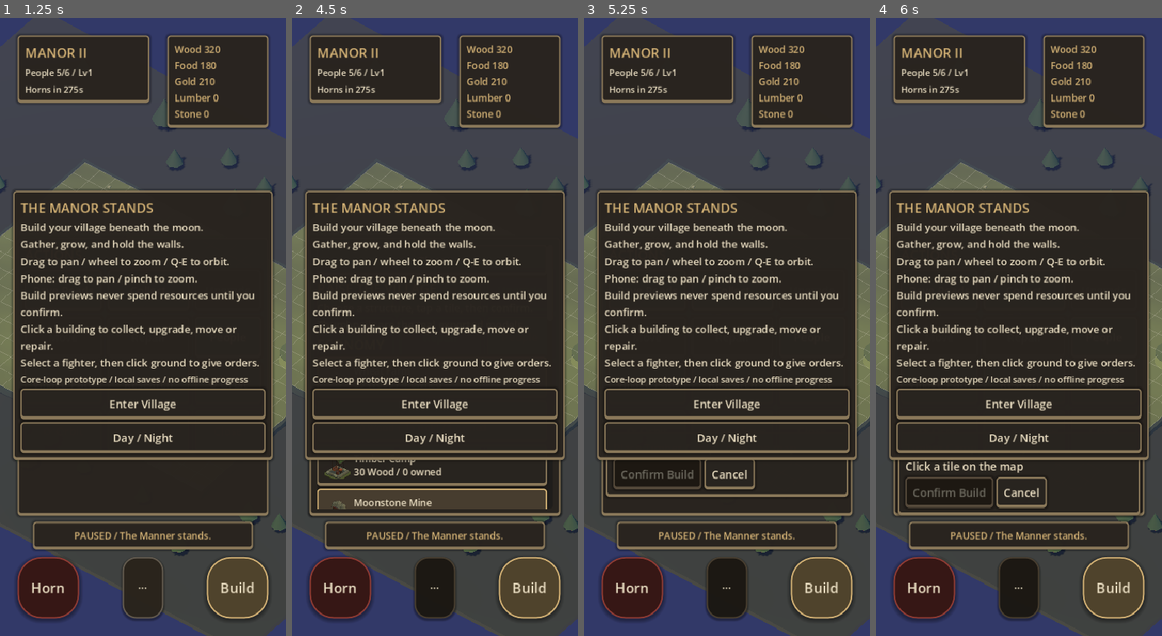
Above: before the commit, frames 1-4 (left to right).
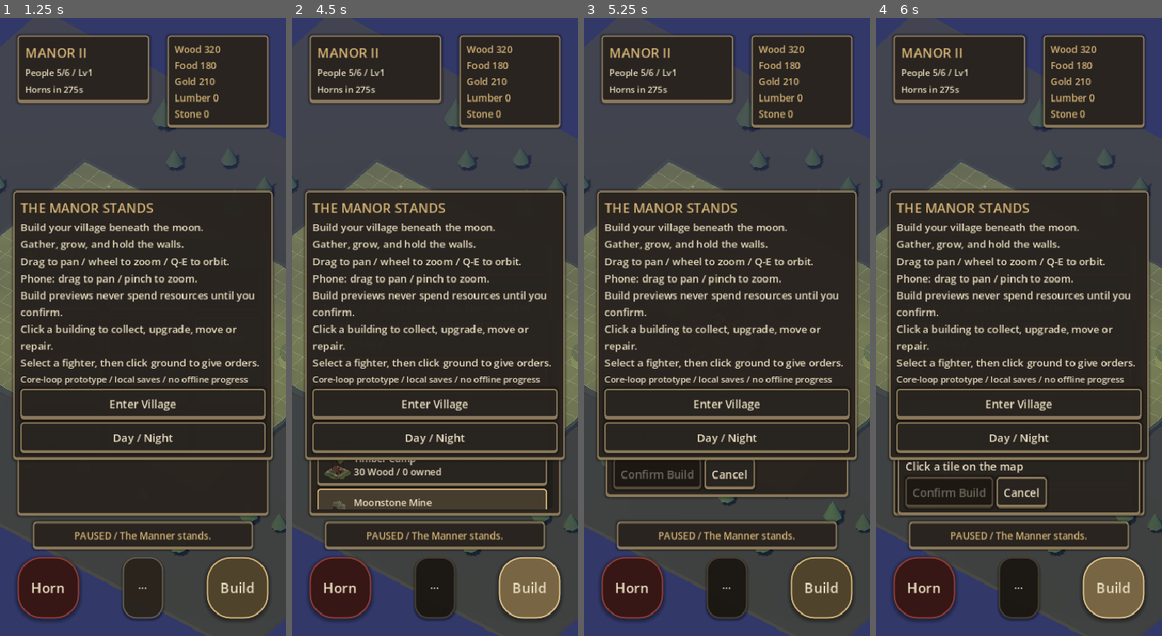
Above: after the commit, the same moments.

Repository: lifetimeballer1/midnight-manor-2
Game: Godot game, scene res://scenes/game.tscn
The game is run twice, just before and just after one commit, with the same random seed, the same clock (stepped at 60 frames per second) and the same inputs.
Inputs (mouse positions are in pixels of both pictures, inside the frame that each line leads up to):
- Up to frame 1 (1.25 s): click "···" at 0.5 s
- Up to frame 2 (4.5 s): click "Build" at 1.25 s; click (354, 289) at 2 s, where only the run before the commit has a clickable "Pave Roads"; click "Wheat Farm 55 Wood / 1 owned" at 2.75 s; click "Timber Yard 40 Wood + 15 Gold…" at 3.5 s; click "Village Path" (after the commit: "Build") at 4.25 s
- Up to frame 3 (5.25 s): click "Timber Camp 30 Wood / 0 owned" at 5 s
- Up to frame 4 (6 s): click "Research" (after the commit: "Build") at 5.75 s

Frame 1 is identical in both runs. In frame 2, 1.6% of the frame differs, in the area x 72-94%, y 87-97%; in frame 3, 2.5%, in the area x 6-94%, y 71-81%; in frame 4, 1.6%.

Commit message:
Raid perf x4 (memoized edge goals, hoisted threat rank), label hygiene, bug batch (update-save, sheets, touch, music moods), battery+shadow settings

Diff:
--- a/scripts/game/manor_music.gd
+++ b/scripts/game/manor_music.gd
@@ -115,6 +115,11 @@
 				progression.append(notes)
 	if progression.is_empty():
 		progression = DEFAULT_PROGRESSION
+	var moods: Array = []
+	if data.get("moods") is Array:
+		for m in (data["moods"] as Array):
+			if m is String:
+				moods.append(m)
 	return {
 		"bpm": _bounded(data.get("bpm"), 72.0, 48.0, 96.0),
 		"rootHz": _bounded(data.get("rootHz"), 73.416, 40.0, 180.0),
@@ -127,6 +132,7 @@
 		"voices": data.get("voices") if (data.get("voices") is Dictionary) else {},
 		"gain": _bounded(data.get("gain"), 0.7, 0.0, 1.0),
 		"echo": data.get("echo") if (data.get("echo") is Dictionary) else {},
+		"moods": moods,
 	}
 
 
--- a/scripts/game/village_details.gd
+++ b/scripts/game/village_details.gd
@@ -134,8 +134,11 @@
 		view["previous_hp"] = float(b["hp"])
 		if float(view["danger_until"]) > game.sim.elapsed and b["hp"] > 0:
 			view["label"].text = "UNDER ATTACK"
+			view["label_text"] = "UNDER ATTACK"
 			view["label"].modulate = Color("ff8270")
-		else: view["label"].modulate = Color("d4b275")
+		elif str(view.get("label_text", "")) == "UNDER ATTACK":
+			view["label_text"] = "###"
+			view["label"].modulate = Color("d4b275")
 		if view.has("gate_mesh"):
 			var part: MeshInstance3D = view["gate_mesh"]
 			var wanted: float = float(view["gate_base"]) + (0.65 if b.get("gate_open", true) else 0.0)
--- a/scripts/game/village_game.gd
+++ b/scripts/game/village_game.gd
@@ -73,12 +73,17 @@
 var pinch_zoom: float = 0.0
 var pinch_mid := Vector2.ZERO
 var pinch_has_mid: bool = false
+var pinch_active: bool = false
 var save_blocked: bool = false
 var save_path: String = "user://village-v1.json"
 const SETTINGS_PATH := "user://manor-settings.json"
 var show_grid: bool = true
+var battery_saver: bool = false
+var shadows_on: bool = true
 var grid_layer := MeshInstance3D.new()
 var grid_button: Button
+var power_button: Button
+var shadow_button: Button
 var target := Vector3(0, 0, 0)
 var yaw: float = 0.66
 var tilt: float = 0.75
@@ -187,12 +192,39 @@
 				show_grid = bool((parsed as Dictionary)["show_grid"])
 			if (parsed as Dictionary).has("sound"):
 				sound = bool((parsed as Dictionary)["sound"])
+			if (parsed as Dictionary).has("battery_saver"):
+				battery_saver = bool((parsed as Dictionary)["battery_saver"])
+			if (parsed as Dictionary).has("shadows_on"):
+				shadows_on = bool((parsed as Dictionary)["shadows_on"])
+	_apply_power_settings()
 
 
 func _save_settings() -> void:
 	var f := FileAccess.open(SETTINGS_PATH, FileAccess.WRITE)
 	if f != null:
-		f.store_string(JSON.stringify({"show_grid": show_grid, "sound": sound}))
+		f.store_string(JSON.stringify({"show_grid": show_grid, "sound": sound, "battery_saver": battery_saver, "shadows_on": shadows_on}))
+
+
+func _apply_power_settings() -> void:
+	Engine.max_fps = 30 if battery_saver else 0
+	sun.shadow_enabled = shadows_on
+	if is_instance_valid(power_button):
+		power_button.text = "Battery saver: On" if battery_saver else "Battery saver: Off"
+	if is_instance_valid(shadow_button):
+		shadow_button.text = "Shadows: On" if shadows_on else "Shadows: Off"
+
+
+func _toggle_power() -> void:
+	battery_saver = not battery_saver
+	_save_settings()
+	_apply_power_settings()
+	sim.notice = "Battery saver on / 30 fps" if battery_saver else "Battery saver off / full fps"
+
+
+func _toggle_shadows() -> void:
+	shadows_on = not shadows_on
+	_save_settings()
+	_apply_power_settings()
 
 
 func _build_grid() -> void:
@@ -401,7 +433,7 @@
 	environment.tonemap_mode = Environment.TONE_MAPPER_FILMIC
 	add_child(world)
 	sun.rotation_degrees = Vector3(-48, -35, 0)
-	sun.shadow_enabled = true
+	sun.shadow_enabled = shadows_on
 	sun.directional_shadow_max_distance = 48
 	sun.shadow_bias = 0.03
 	add_child(sun)
@@ -637,15 +669,17 @@
 		model.visible = b["hp"] > 0
 		model.scale.y = model.scale.x
 		var label: Label3D = view["label"]
+		var label_text: String = ""
 		if b["hp"] <= 0:
-			label.text = "RUINS / REPAIR"
+			label_text = "RUINS / REPAIR"
 		elif b["remaining"] > 0:
-			label.text = "Building / %.0fs" % ceilf(b["remaining"])
+			label_text = "Building / %.0fs" % ceilf(b["remaining"])
 		elif b["reserve"] >= 150 or int(b["id"]) == selected_building:
 			var resource: String = str(sim.building_specs[b["type"]].get("production", ""))
-			label.text = ("+%d %s" % [int(b["reserve"]), resource.capitalize()]) if not resource.is_empty() and resource != "<null>" else ""
-		else:
-			label.text = ""
+			label_text = ("+%d %s" % [int(b["reserve"]), resource.capitalize()]) if not resource.is_empty() and resource != "<null>" else ""
+		if str(view.get("label_text", "###")) != label_text:
+			label.text = label_text
+			view["label_text"] = label_text
 	_update_marker()
 
 
@@ -785,7 +819,11 @@
 
 
 func _toggle_more() -> void:
-	_close_panel()
+	if panel == "pause":
+		sidebar.hide()
+		panel = ""
+	else:
+		_close_panel()
 	more_sheet.visible = not more_sheet.visible
 	_layout_ui()
 
@@ -969,8 +1007,8 @@
 	resource_stack.position = Vector2(size.x - stack_width - safe, safe)
 	if small:
 		# Bottom sheet like the shop ref: full-width, above the bottom bar.
-		var sheet_h: float = clampf(size.y * 0.45, 240.0, size.y - bar_h - safe * 3.0 - 96.0)
-		sheet_h = maxf(sheet_h, 160.0)
+		var sheet_max: float = maxf(160.0, size.y - bar_h - safe * 3.0 - 96.0)
+		var sheet_h: float = clampf(size.y * 0.45, minf(160.0, sheet_max), sheet_max)
 		sidebar.position = Vector2(safe, size.y - bar_h - safe - 8.0 - sheet_h)
 		sidebar.size = Vector2(size.x - safe * 2.0, sheet_h)
 	else:
@@ -1003,6 +1041,7 @@
 func _open_panel(which: String) -> void:
 	if panel == "pause" and which != "pause": paused = false
 	panel = which
+	more_sheet.hide()
 	sidebar.show()
 	_clear_sidebar()
 	match which:
@@ -1219,6 +1258,10 @@
 	_button("Sound On / Off", _toggle_sound, side_content)
 	grid_button = _button("Grid: On" if show_grid else "Grid: Off", _toggle_grid, side_content)
 	grid_button.tooltip_text = "Show or hide the 20x16 tile grid."
+	power_button = _button("Battery saver: On" if battery_saver else "Battery saver: Off", _toggle_power, side_content)
+	power_button.tooltip_text = "Cap at 30 fps to save battery."
+	shadow_button = _button("Shadows: On" if shadows_on else "Shadows: Off", _toggle_shadows, side_content)
+	shadow_button.tooltip_text = "Toggle sun shadows (biggest phone speedup)."
 	_button("Recenter camera", _recenter, side_content)
 	_label("Core-loop prototype. Campaign, advanced gear/abilities and multiplayer remain future work.", side_content)
 
@@ -1247,6 +1290,7 @@
 	selected_building = -1
 	selected_unit = -1
 	preview_tile = Vector2i(-1, -1)
+	more_sheet.hide()
 	_close_panel()
 	placement_box.show()
 	placement_label.text = "Place " + str(sim.building_specs[type_name]["name"]) + " / click the map"
@@ -1265,6 +1309,7 @@
 	selected_building = -1
 	selected_unit = -1
 	preview_tile = Vector2i(-1, -1)
+	more_sheet.hide()
 	_close_panel()
 	placement_box.show()
 	placement_label.text = "Pave stone road / click a worn dirt trail"
@@ -1426,10 +1471,18 @@
 func _update_game() -> void:
 	# Live update: save the village, then reload so the newest
 	# deployed build boots. Web saves live in user:// (IndexedDB),
-	# so progress survives the refresh.
+	# so progress survives the refresh. Never reload on a failed save.
 	if not no_save and not save_blocked:
-		sim.save_game(save_path)
-	sim.notice = "Village saved. Loading the latest build…"
+		if sim.save_game(save_path):
+			sim.notice = "Village saved. Loading the latest build…"
+		else:
+			sim.notice = "Save failed. Update cancelled — your village is untouched."
+			_refresh_hud()
+			return
+	else:
+		sim.notice = "Saving is blocked. Update cancelled."
+		_refresh_hud()
+		return
 	_refresh_hud()
 	if OS.has_feature("web"):
 		JavaScriptBridge.eval("location.reload()")
@@ -1557,6 +1610,7 @@
 			state = "LOCKED"
 		button.text = "%s\n%s / %d Insight" % [str(node["name"]), state, int(node["insight"])]
 		button.disabled = state != "READY"
+		button.tooltip_text = str(node["description"]) if reason.is_empty() else reason
 
 
 func _setup_audio() -> void:
@@ -1701,7 +1755,8 @@
 		if event.pressed:
 			touches[event.index] = event.position
 			if touches.size() >= 2:
-				_pinch_begin()
+				if get_viewport().gui_get_hovered_control() == null:
+					_pinch_begin()
 			elif event.index == 0 and get_viewport().gui_get_hovered_control() == null:
 				left_pressed = true
 				left_dragged = false
@@ -1714,18 +1769,18 @@
 			else:
 				pinch_has_mid = false
 				pinch_dist = 0.0
-			if event.index == 0 and left_pressed:
-				var was_drag: bool = left_dragged
+				pinch_active = false
+			if touches.is_empty():
+				if event.index == 0 and left_pressed and not left_dragged and get_viewport().gui_get_hovered_control() == null:
+					_map_click(event.position)
 				left_pressed = false
 				left_dragged = false
-				if not was_drag and get_viewport().gui_get_hovered_control() == null:
-					_map_click(event.position)
-			if touches.size() == 1:
+			elif touches.size() == 1:
 				_pinch_rebase_single()
 		return
 	if event is InputEventScreenDrag:
 		touches[event.index] = event.position
-		if touches.size() >= 2:
+		if touches.size() >= 2 and pinch_active:
 			_pinch_update()
 		elif touches.size() == 1 and left_pressed:
 			_drag_map(event.position)
@@ -1742,6 +1797,7 @@
 	pinch_zoom = zoom
 	pinch_mid = (a + b) * 0.5
 	pinch_has_mid = false
+	pinch_active = true
 	left_pressed = false
 	left_dragged = true
 
@@ -1839,6 +1895,12 @@
 func _notification(what: int) -> void:
 	if what == NOTIFICATION_APPLICATION_FOCUS_OUT:
 		focused = false
+		touches.clear()
+		left_pressed = false
+		left_dragged = false
+		pinch_active = false
+		pinch_dist = 0.0
+		pinch_has_mid = false
 		if started and not no_save and not save_blocked:
 			sim.save_game(save_path)
 	elif what == NOTIFICATION_APPLICATION_FOCUS_IN:
--- a/scripts/game/village_sim.gd
+++ b/scripts/game/village_sim.gd
@@ -28,6 +28,10 @@
 var raid_warning: bool = false
 var paused: bool = false
 var revision: int = 0
+# Transient per-tick caches (never saved): threat base ranks, tick counter.
+var threat_ranks: Dictionary = {}
+var threat_stamp: int = -1
+var tick_count: int = 0
 var notice: String = "The Manner stands."
 var next_id: int = 1
 var birth_timer: float = 0
@@ -689,6 +693,36 @@
 	return Vector2(-1, -1)
 
 
+# Memoized edge goals: same result as _edge_goal, recomputed only when the
+# unit changed tiles, the target building changed, or the world revision
+# moved (walls/demolitions). Cached values ride on the unit dict, so they
+# vanish with the unit and never touch saves (validation ignores extra keys).
+func _cached_edge_goal(u: Dictionary, b: Dictionary, enemy: bool = false) -> Vector2:
+	var tile := Vector2i(floori(float(u["x"])), floori(float(u["y"])))
+	var bid: int = int(b.get("id", -1))
+	if u.get("edge_rev") == revision and u.get("edge_tile") == tile and int(u.get("edge_bid", -999)) == bid and u.get("edge_goal") is Vector2:
+		return u["edge_goal"]
+	var goal: Vector2 = _edge_goal(u, b, enemy)
+	u["edge_goal"] = goal
+	u["edge_tile"] = tile
+	u["edge_rev"] = revision
+	u["edge_bid"] = bid
+	return goal
+
+
+# Reachability without a wasted pathfind: _walk's own paths cache already
+# proves a goal reachable for this revision, so only probe route() on miss.
+func _path_reachable(u: Dictionary, target: Vector2, enemy: bool) -> bool:
+	var goal := Vector2i(floori(target.x), floori(target.y))
+	var cached: Dictionary = paths.get(int(u["id"]), {})
+	if not cached.is_empty() and cached.get("goal") == goal and cached.get("revision") == revision:
+		return true
+	var start := Vector2i(floori(float(u["x"])), floori(float(u["y"])))
+	if start == goal:
+		return true
+	return not route(start, goal, enemy).is_empty()
+
+
 func _walk(u: Dictionary, target: Vector2, dt: float, enemy: bool = false) -> bool:
 	if target.x < 0:
 		return false
@@ -728,6 +762,7 @@
 func tick(dt: float) -> void:
 	if paused or not is_finite(dt) or dt <= 0 or dt > 1:
 		return
+	tick_count += 1
 	elapsed += dt
 	_gate_tick()
 	job_timer += dt
@@ -820,7 +855,7 @@
 		return
 	if raid_active or raid_warning:
 		_clear_facing(u)
-		_walk(u, _edge_goal(u, _hall()), dt)
+		_walk(u, _cached_edge_goal(u, _hall()), dt)
 		return
 	if role == "builder":
 		for b in buildings:
@@ -875,9 +910,12 @@
 
 func _threat_rank(enemy: Dictionary) -> float:
 	# The Manor first, then any standing structure; proximity to the defender only breaks ties.
+	return _threat_base_rank(enemy, _hall())
+
+
+func _threat_base_rank(enemy: Dictionary, hall: Dictionary) -> float:
 	var point: Vector2 = position_of(enemy)
 	var rank: float = 0.0
-	var hall := _hall()
 	if not hall.is_empty():
 		rank += 60.0 / (1.0 + _building_distance(point, hall))
 	for b: Dictionary in buildings:
@@ -890,10 +928,17 @@
 	var best: Dictionary = {}
 	var best_rank: float = -INF
 	var here: Vector2 = position_of(u)
+	if threat_stamp != tick_count:
+		threat_stamp = tick_count
+		threat_ranks.clear()
+		var hall := _hall()
+		for enemy in enemies:
+			if enemy["hp"] > 0:
+				threat_ranks[int(enemy["id"])] = _threat_base_rank(enemy, hall)
 	for enemy in enemies:
 		if enemy["hp"] <= 0:
 			continue
-		var rank: float = _threat_rank(enemy) - 0.35 * here.distance_to(position_of(enemy))
+		var rank: float = float(threat_ranks.get(int(enemy["id"]), -INF)) - 0.35 * here.distance_to(position_of(enemy))
 		if rank > best_rank:
 			best_rank = rank
 			best = enemy
@@ -1067,9 +1112,8 @@
 				enemy["cooldown"] = 1
 			continue
 		var objective: Dictionary = _hall()
-		var goal: Vector2 = _edge_goal(enemy, objective, true)
-		var route_to_hall: Array[Vector2i] = route(Vector2i(floori(float(enemy["x"])), floori(float(enemy["y"]))), Vector2i(floori(goal.x), floori(goal.y)), true)
-		if route_to_hall.is_empty():
+		var goal: Vector2 = _cached_edge_goal(enemy, objective, true)
+		if not _path_reachable(enemy, goal, true):
 			var nearest: float = INF
 			for b in buildings:
 				if b["hp"] > 0 and b["type"] != "trap":
@@ -1077,7 +1121,7 @@
 					if distance < nearest:
 						nearest = distance
 						objective = b
-			goal = _edge_goal(enemy, objective, true)
+			goal = _cached_edge_goal(enemy, objective, true)
 		if _building_distance(position_of(enemy), objective) <= 0.8:
 			enemy["phase"] = "attack"
 			enemy["fx"] = center(objective).x
